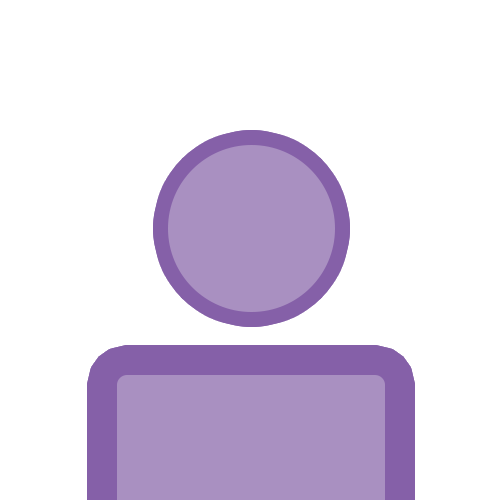
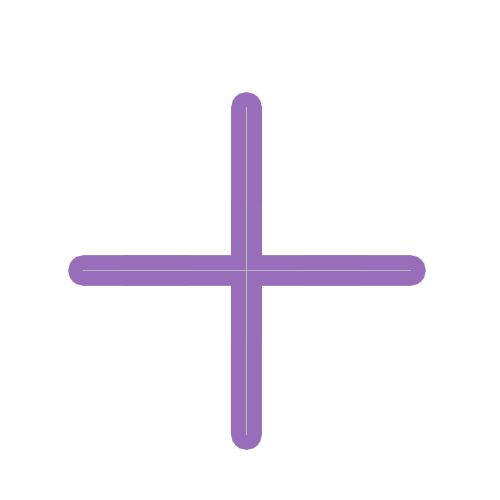
Layers edited between the first and the second w=500, h=500 image:
added layer "Shape 1" above "Ellipse 2" over [83, 107, 411, 435]
hid "Ellipse 2" over [102, 145, 400, 500]
